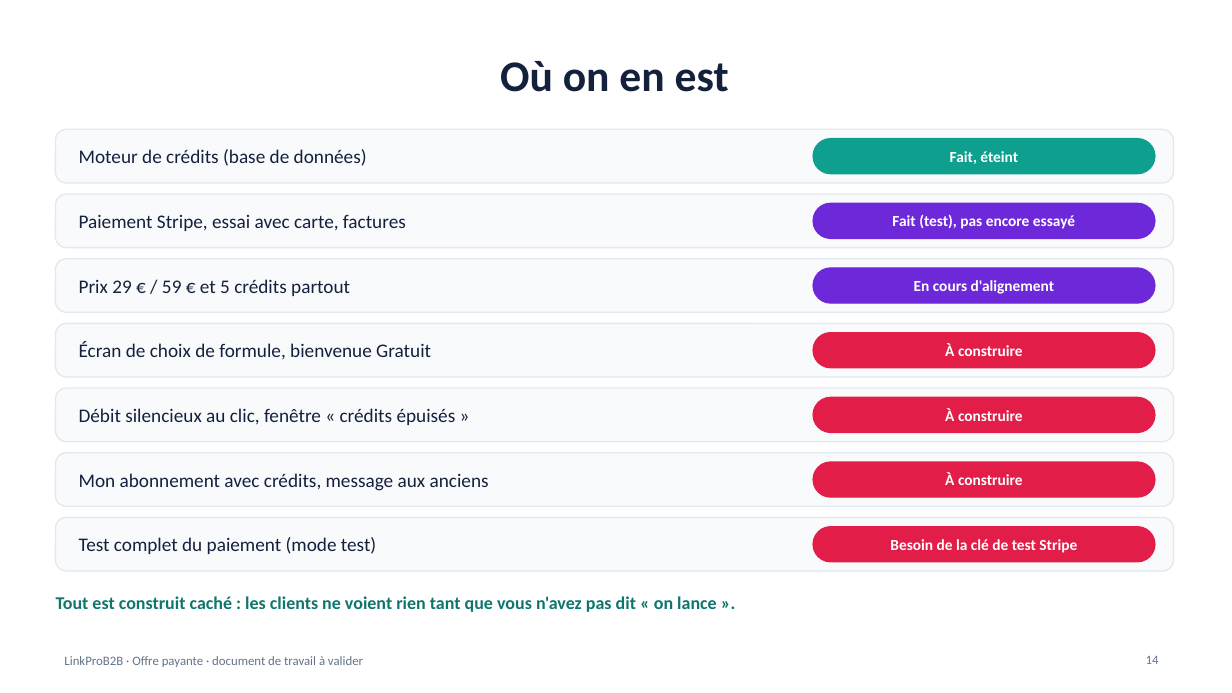
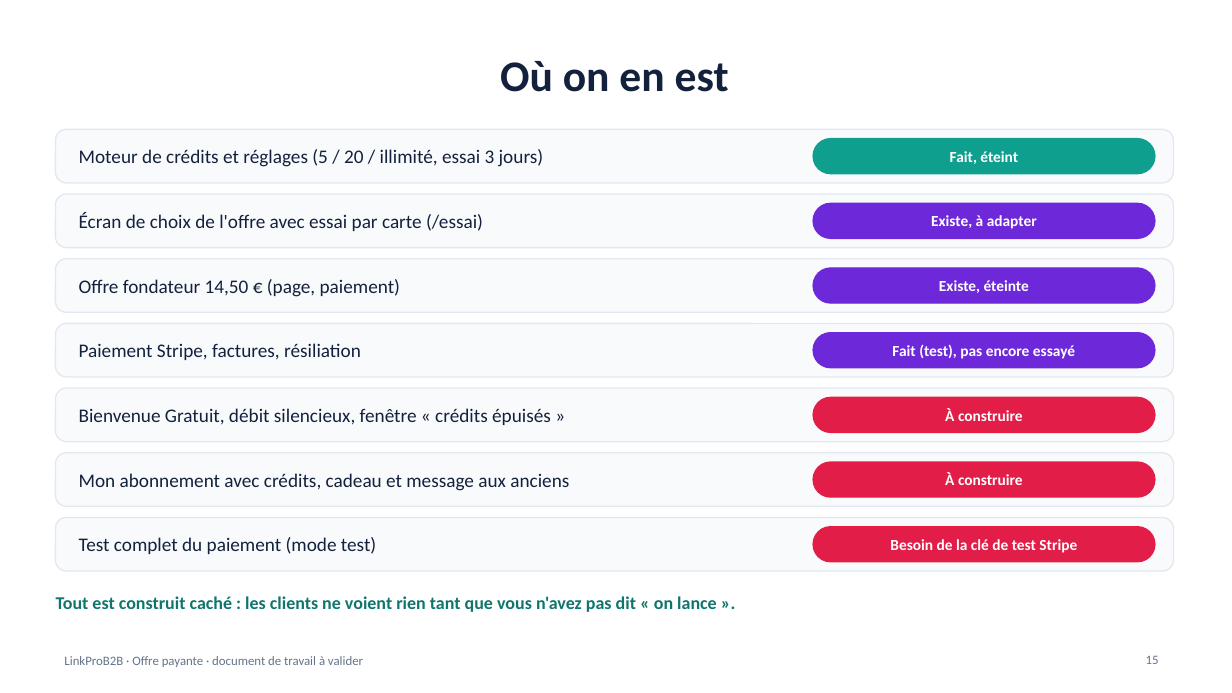
Before and after one commit to NAGAGNON/agora-b2b-plateform, a slide deck: slide 15 of docs/offre-payante-lancement.pptx (slide 14 before the commit). Drawn at 1232x693 pixels with LibreOffice and Linux fonts; fonts in the diff are those of the drawing. Boxes give left, top, right and bottom in pixels: in the first picture for what was removed or moved away, otherwise in the second. Text is boxed around its words. In the diff, an @@ line names an element or a change of style, - is before the commit and + after.

```diff
--- a/docs/offre-payante-lancement.pptx
+++ b/docs/offre-payante-lancement.pptx
@@ text at (x1=79, y1=149, x2=544, y2=167): text changed @@
-Moteur de crédits (base de données)
+Moteur de crédits et réglages (5 / 20 / illimité, essai 3 jours)
@@ text at (x1=79, y1=212, x2=483, y2=231): text changed @@
-Paiement Stripe, essai avec carte, factures
+Écran de choix de l'offre avec essai par carte (/essai)
@@ text at (x1=931, y1=215, x2=1037, y2=229): text changed @@
-Fait (test), pas encore essayé
+Existe, à adapter
@@ text at (x1=79, y1=279, x2=400, y2=297): text changed @@
-Prix 29 € / 59 € et 5 crédits partout
+Offre fondateur 14,50 € (page, paiement)
@@ text at (x1=939, y1=280, x2=1029, y2=293): text changed @@
-En cours d'alignement
+Existe, éteinte
@@ text at (x1=79, y1=343, x2=361, y2=360): text changed @@
-Écran de choix de formule, bienvenue Gratuit
+Paiement Stripe, factures, résiliation
@@ rounded rectangle at (x1=813, y1=333, x2=1155, y2=368): fill #E11D48 to #6D28D9; outline #E11D48 1 pt to #6D28D9 1 pt @@
@@ text at (x1=892, y1=344, x2=1075, y2=359): text changed @@
-À construire
+Fait (test), pas encore essayé
@@ text at (x1=79, y1=408, x2=551, y2=425): text changed @@
-Débit silencieux au clic, fenêtre « crédits épuisés »
+Bienvenue Gratuit, débit silencieux, fenêtre « crédits épuisés »
@@ text at (x1=79, y1=473, x2=569, y2=491): text changed @@
-Mon abonnement avec crédits, message aux anciens
+Mon abonnement avec crédits, cadeau et message aux anciens
@@ page number at (x1=1146, y1=656, x2=1159, y2=664): text changed @@
-14
+15
```
Also in this commit, not shown: 6 other slides changed, 2 slides added, 1 slide removed, 5 other files.
